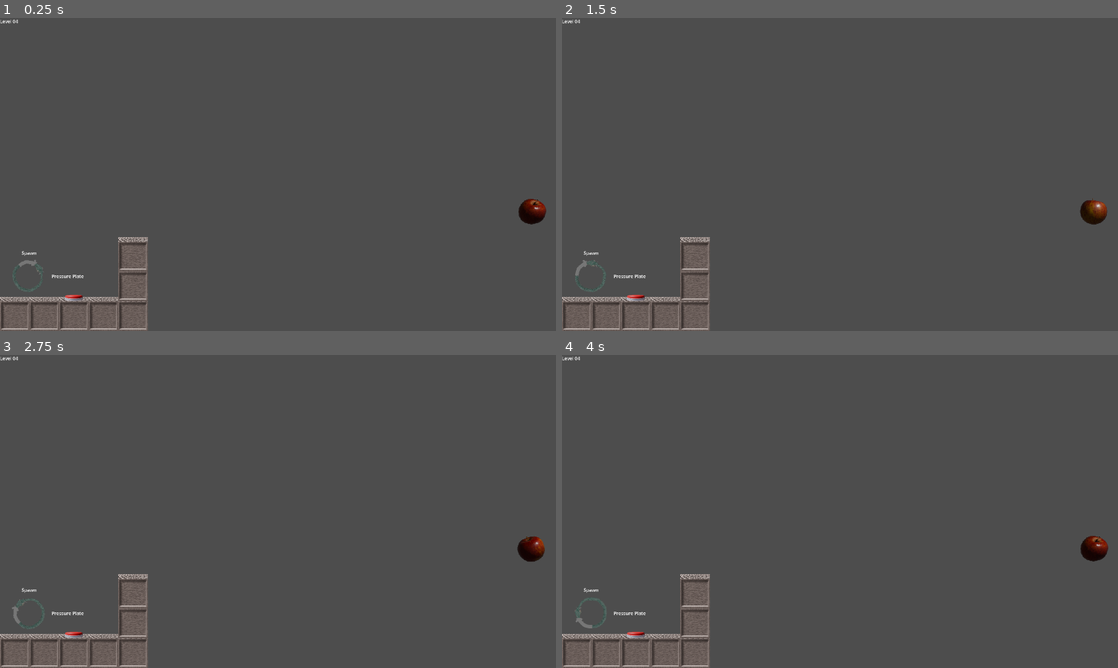
Above: before the commit, frames 1-4 (two rows, left to right).
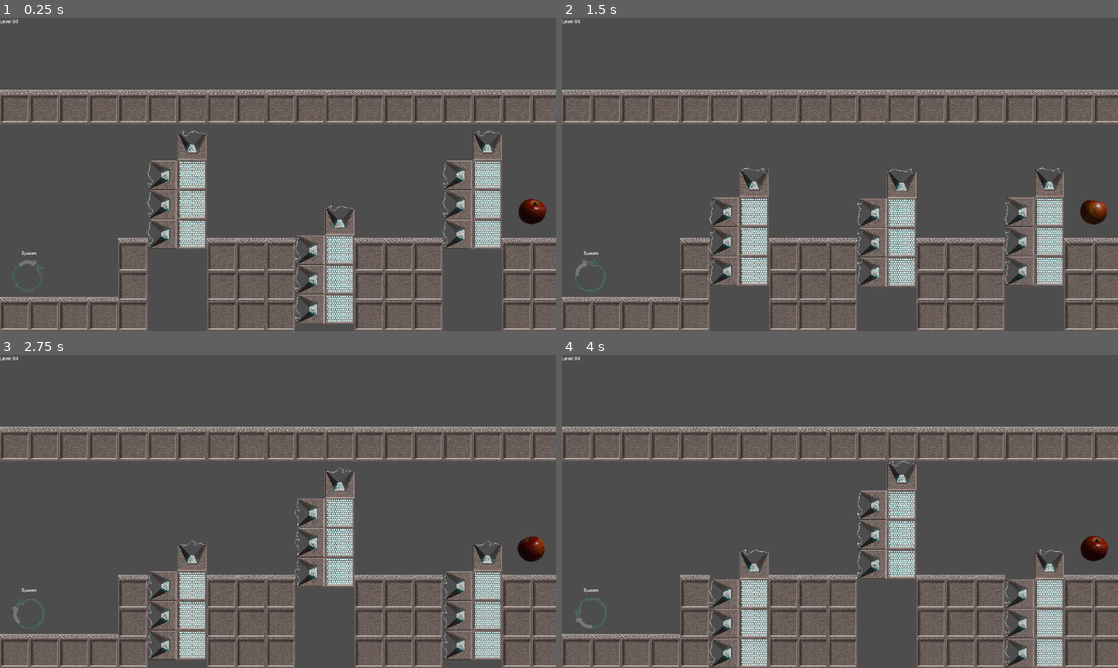
Above: after the commit, the same moments.

Repository: MrDreamhost/gmtk-jam-2025
Game: Godot game, scene res://level/level_05/level_05.tscn
Same seed, same stepped clock (60 frames per second), same inputs: the game is played once before the commit and once after it. This scene is started directly instead of the project's main scene.
Inputs:
- Up to frame 1 (0.25 s): no input
- Up to frame 2 (1.5 s): hold D (player_right) from 0.53 s (still down); tap Shift (set_spawn_point) at 0.6, 1.35 s; tap Space (player_jump) at 0.77 s
- Up to frame 3 (2.75 s): tap Space (player_jump) at 1.52 s; release D (player_right) at 2.03 s; hold A (player_left) from 2.03 s (still down); tap Shift (set_spawn_point) at 2.1 s
- Up to frame 4 (4 s): release A (player_left) at 2.78 s; hold D (player_right) from 2.78 s (still down); tap Shift (set_spawn_point) at 2.85, 3.6 s; tap Space (player_jump) at 3.02, 3.77 s

The runs differ from the first frame. In frame 1, 23% of the frame differs, in the area x 0-100%, y 22-100%; in frame 2, 23%; in frame 3, 23%; in frame 4, 23%.

Commit message:
first version of level 5

Diff:
--- a/level/level_04/level_04.tscn
+++ b/level/level_04/level_04.tscn
@@ -122,6 +122,10 @@
 position = Vector2(816, 672)
 rotation = -1.5708
 
+[node name="DeathSpike4" parent="." instance=ExtResource("6_juuh0")]
+position = Vector2(816, 978)
+rotation = -1.5708
+
 [node name="Door" parent="." node_paths=PackedStringArray("connected_button") instance=ExtResource("7_3t25d")]
 position = Vector2(1428, 570)
 script = ExtResource("8_e3o78")
--- a/level/level_05/level_05.tscn
+++ b/level/level_05/level_05.tscn
@@ -1,16 +1,22 @@
-[gd_scene load_steps=8 format=3 uid="uid://bipq1jpgurwcy"]
+[gd_scene load_steps=11 format=3 uid="uid://bipq1jpgurwcy"]
 
 [ext_resource type="Script" uid="uid://cr5paax0qa013" path="res://level/level_02/level_02.gd" id="1_1kcua"]
 [ext_resource type="PackedScene" uid="uid://bcujsflu4nqbn" path="res://loop_system/spawn_point.tscn" id="2_d0s7e"]
 [ext_resource type="PackedScene" uid="uid://b2hnjcnhd8ahv" path="res://level/goal_zone.tscn" id="3_yye5g"]
 [ext_resource type="PackedScene" uid="uid://coobrpw2ubqjw" path="res://level/interactables/Platform.tscn" id="4_t0w6d"]
-[ext_resource type="PackedScene" uid="uid://dymffw6ntadbo" path="res://level/interactables/pressure_plate.tscn" id="5_ajpck"]
+[ext_resource type="Script" uid="uid://d3sq7gurjfiqf" path="res://level/obstacles/movment_action.gd" id="6_lcqhc"]
+[ext_resource type="Texture2D" uid="uid://ba4o8416eya13" path="res://assets/sprites/tiles/0001.png" id="7_f0hvj"]
+[ext_resource type="PackedScene" uid="uid://cu6420ipi24uy" path="res://level/obstacles/death_spike.tscn" id="7_lcqhc"]
 
 [sub_resource type="RectangleShape2D" id="RectangleShape2D_si3cn"]
 size = Vector2(20, 1100)
 
 [sub_resource type="RectangleShape2D" id="RectangleShape2D_wteuf"]
 size = Vector2(1960, 20)
+
+[sub_resource type="RectangleShape2D" id="RectangleShape2D_l1vx2"]
+resource_local_to_scene = true
+size = Vector2(102, 320)
 
 [node name="Level_05" type="Node2D" node_paths=PackedStringArray("spawn_point")]
 script = ExtResource("1_1kcua")
@@ -51,9 +57,6 @@
 width_in_pixel = 408
 width_in_tile = 4
 
-[node name="PressurePlate" parent="." instance=ExtResource("5_ajpck")]
-position = Vector2(204, 977)
-
 [node name="ResizablePlatform3" parent="." instance=ExtResource("4_t0w6d")]
 position = Vector2(408, 1080)
 
@@ -61,4 +64,165 @@
 position = Vector2(408, 977)
 
 [node name="ResizablePlatform4" parent="." instance=ExtResource("4_t0w6d")]
-position = Vector2(408, 874)
+position = Vector2(408, 876)
+
+[node name="ResizablePlatform6" parent="." instance=ExtResource("4_t0w6d")]
+position = Vector2(714, 1080)
+width_in_pixel = 306
+width_in_tile = 3
+
+[node name="ResizablePlatform7" parent="." instance=ExtResource("4_t0w6d")]
+position = Vector2(714, 977)
+width_in_pixel = 306
+width_in_tile = 3
+
+[node name="ResizablePlatform8" parent="." instance=ExtResource("4_t0w6d")]
+position = Vector2(714, 876)
+width_in_pixel = 306
+width_in_tile = 3
+
+[node name="ResizablePlatform9" parent="." instance=ExtResource("4_t0w6d")]
+position = Vector2(1224, 1080)
+width_in_pixel = 306
+width_in_tile = 3
+
+[node name="ResizablePlatform10" parent="." instance=ExtResource("4_t0w6d")]
+position = Vector2(1224, 977)
+width_in_pixel = 306
+width_in_tile = 3
+
+[node name="ResizablePlatform11" parent="." instance=ExtResource("4_t0w6d")]
+position = Vector2(1224, 876)
+width_in_pixel = 306
+width_in_tile = 3
+
+[node name="ResizablePlatform12" parent="." instance=ExtResource("4_t0w6d")]
+position = Vector2(1734, 1080)
+width_in_pixel = 204
+width_in_tile = 2
+
+[node name="ResizablePlatform13" parent="." instance=ExtResource("4_t0w6d")]
+position = Vector2(1734, 977)
+width_in_pixel = 204
+width_in_tile = 2
+
+[node name="ResizablePlatform14" parent="." instance=ExtResource("4_t0w6d")]
+position = Vector2(1734, 876)
+width_in_pixel = 204
+width_in_tile = 2
+
+[node name="ResizablePlatform5" parent="." instance=ExtResource("4_t0w6d")]
+position = Vector2(0, 366)
+width_in_pixel = 1938
+width_in_tile = 19
+
+[node name="MovingPlatform" type="AnimatableBody2D" parent="."]
+position = Vector2(612, 774)
+script = ExtResource("6_lcqhc")
+target_position = Vector2(612, 1080)
+move_duration_sec = 3.0
+return_delay_sec = 2.0
+
+[node name="CollisionShape2D" type="CollisionShape2D" parent="MovingPlatform"]
+position = Vector2(51, -160)
+shape = SubResource("RectangleShape2D_l1vx2")
+
+[node name="Sprite2D" type="Sprite2D" parent="MovingPlatform"]
+position = Vector2(51, -59)
+texture = ExtResource("7_f0hvj")
+
+[node name="Sprite2D2" type="Sprite2D" parent="MovingPlatform"]
+position = Vector2(51, -161)
+texture = ExtResource("7_f0hvj")
+
+[node name="Sprite2D3" type="Sprite2D" parent="MovingPlatform"]
+position = Vector2(51, -263)
+texture = ExtResource("7_f0hvj")
+
+[node name="DeathSpike" parent="MovingPlatform" instance=ExtResource("7_lcqhc")]
+rotation = -1.5708
+
+[node name="DeathSpike2" parent="MovingPlatform" instance=ExtResource("7_lcqhc")]
+position = Vector2(0, -102)
+rotation = -1.5708
+
+[node name="DeathSpike3" parent="MovingPlatform" instance=ExtResource("7_lcqhc")]
+position = Vector2(0, -204)
+rotation = -1.5708
+
+[node name="DeathSpike4" parent="MovingPlatform" instance=ExtResource("7_lcqhc")]
+position = Vector2(0, -306)
+
+[node name="MovingPlatform3" type="AnimatableBody2D" parent="."]
+position = Vector2(1632, 774)
+script = ExtResource("6_lcqhc")
+target_position = Vector2(1632, 1080)
+move_duration_sec = 3.0
+return_delay_sec = 2.0
+
+[node name="CollisionShape2D" type="CollisionShape2D" parent="MovingPlatform3"]
+position = Vector2(51, -160)
+shape = SubResource("RectangleShape2D_l1vx2")
+
+[node name="Sprite2D" type="Sprite2D" parent="MovingPlatform3"]
+position = Vector2(51, -59)
+texture = ExtResource("7_f0hvj")
+
+[node name="Sprite2D2" type="Sprite2D" parent="MovingPlatform3"]
+position = Vector2(51, -161)
+texture = ExtResource("7_f0hvj")
+
+[node name="Sprite2D3" type="Sprite2D" parent="MovingPlatform3"]
+position = Vector2(51, -263)
+texture = ExtResource("7_f0hvj")
+
+[node name="DeathSpike" parent="MovingPlatform3" instance=ExtResource("7_lcqhc")]
+rotation = -1.5708
+
+[node name="DeathSpike2" parent="MovingPlatform3" instance=ExtResource("7_lcqhc")]
+position = Vector2(0, -102)
+rotation = -1.5708
+
+[node name="DeathSpike3" parent="MovingPlatform3" instance=ExtResource("7_lcqhc")]
+position = Vector2(0, -204)
+rotation = -1.5708
+
+[node name="DeathSpike4" parent="MovingPlatform3" instance=ExtResource("7_lcqhc")]
+position = Vector2(0, -306)
+
+[node name="MovingPlatform2" type="AnimatableBody2D" parent="."]
+position = Vector2(1122, 1080)
+script = ExtResource("6_lcqhc")
+target_position = Vector2(1122, 774)
+move_duration_sec = 3.0
+return_delay_sec = 2.0
+
+[node name="CollisionShape2D" type="CollisionShape2D" parent="MovingPlatform2"]
+position = Vector2(51, -160)
+shape = SubResource("RectangleShape2D_l1vx2")
+
+[node name="Sprite2D" type="Sprite2D" parent="MovingPlatform2"]
+position = Vector2(51, -59)
+texture = ExtResource("7_f0hvj")
+
+[node name="Sprite2D2" type="Sprite2D" parent="MovingPlatform2"]
+position = Vector2(51, -161)
+texture = ExtResource("7_f0hvj")
+
+[node name="Sprite2D3" type="Sprite2D" parent="MovingPlatform2"]
+position = Vector2(51, -263)
+texture = ExtResource("7_f0hvj")
+
+[node name="DeathSpike" parent="MovingPlatform2" instance=ExtResource("7_lcqhc")]
+rotation = -1.5708
+
+[node name="DeathSpike2" parent="MovingPlatform2" instance=ExtResource("7_lcqhc")]
+position = Vector2(0, -102)
+rotation = -1.5708
+
+[node name="DeathSpike3" parent="MovingPlatform2" instance=ExtResource("7_lcqhc")]
+position = Vector2(0, -204)
+rotation = -1.5708
+
+[node name="DeathSpike4" parent="MovingPlatform2" instance=ExtResource("7_lcqhc")]
+position = Vector2(0, -306)
--- a/level/obstacles/moving_platform.tscn
+++ b/level/obstacles/moving_platform.tscn
@@ -11,9 +11,9 @@
 script = ExtResource("1_irk4e")
 
 [node name="CollisionShape2D" type="CollisionShape2D" parent="."]
-position = Vector2(51, -54)
+position = Vector2(51, -53)
 shape = SubResource("RectangleShape2D_tvjty")
 
 [node name="Sprite2D" type="Sprite2D" parent="."]
-position = Vector2(51, -60)
+position = Vector2(51, -59)
 texture = ExtResource("2_irk4e")
